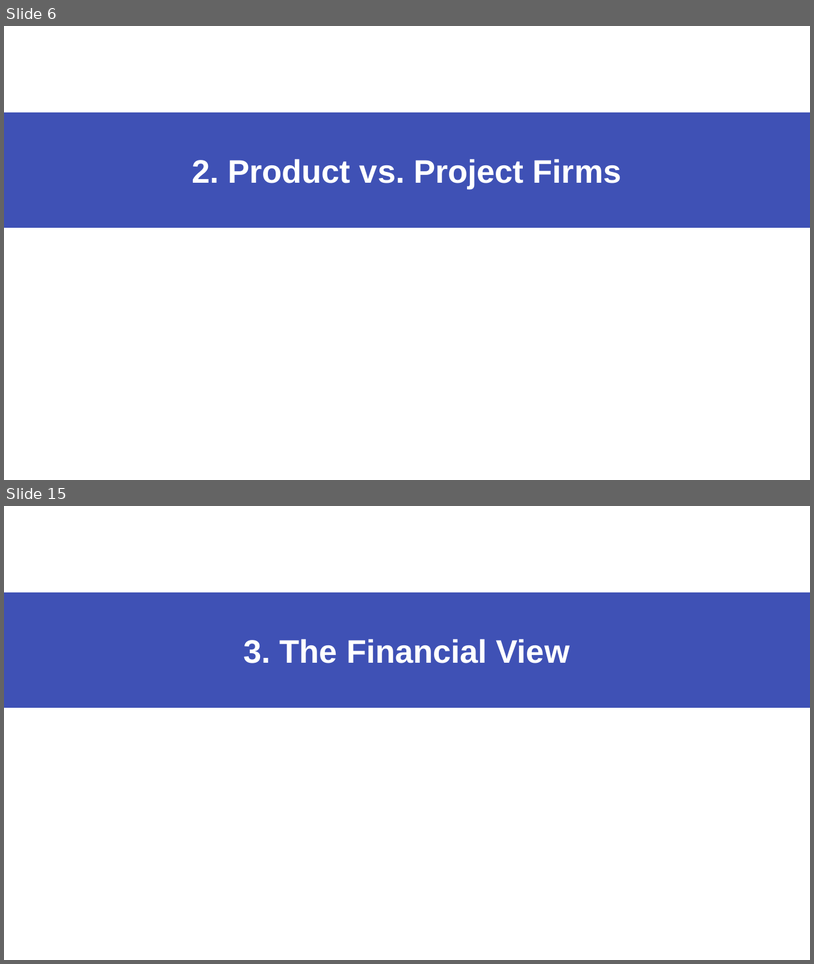
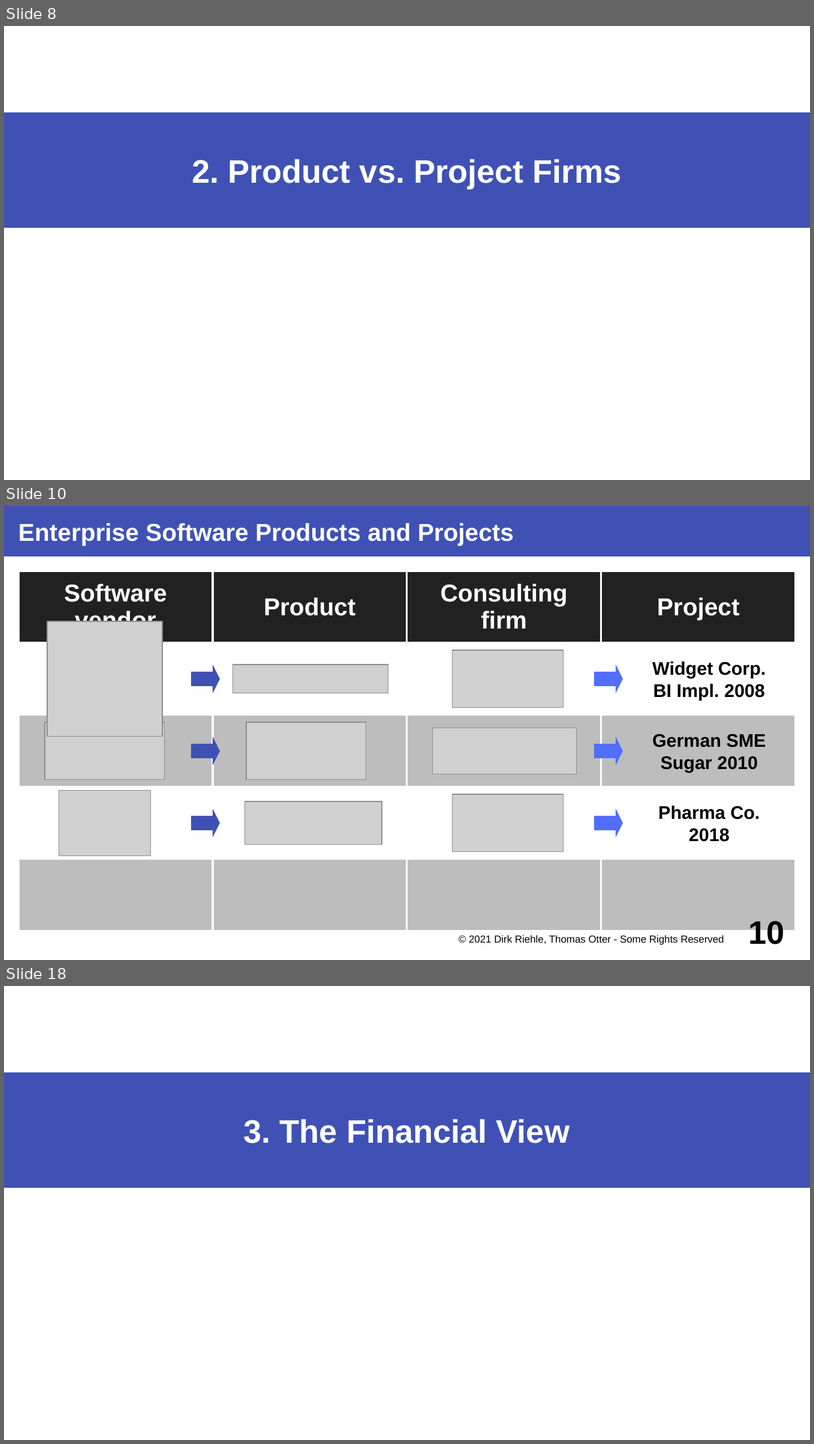
Before and after one commit to dirkriehle/coss-course, a slide deck: Lecture slides/COSS B03 - Software Vendors.odp. Shown one above the other, each under a label of ours: slides 6 and 15 before the commit, slides 8, 10 and 18 after it; the slides between them are not shown. The pictures are 814x964 and 814x1444 pixels, drawn with LibreOffice and Linux fonts; fonts in the diff are those of the drawing; grey boxes stand for pictures. Boxes give left, top, right and bottom in pixels: in the first picture for what was removed or moved away, otherwise in the second. Text is boxed around its words. In the diff, an @@ line names an element or a change of style, - is before the commit and + after.

Commit message:
Updated Thomas slides with changes from 2021

```diff
--- a/Lecture slides/COSS B03 - Software Vendors.odp
+++ b/Lecture slides/COSS B03 - Software Vendors.odp
@@ slide 10 added at (4,506,810,960), background #FFFFFF @@
@@ title added at (4,506,810,556), fill #3F51B5, 24 pt, text #FFFFFF, bold @@
+Enterprise Software Products and Projects
@@ group added at (18,571,797,931): 9 pictures, 6 right arrows, 3 texts, 1 table @@
+Software / vendor | Product | Consulting / firm | Project
+ |  |  | 
+ |  |  | 
+ |  |  | 
+ |  |  | 
+German SME
+Sugar 2010
+Widget Corp.
+BI Impl. 2008
+Pharma Co.
+2018
@@ text added at (469,934,724,945), 10 pt, text #000000 @@
+© 2021 Dirk Riehle, Thomas Otter - Some Rights Reserved
@@ page number added at (749,921,785,949), 32 pt, text #000000, bold @@
+10
@@ what was slide 6 is now slide 8 @@
@@ what was slide 15 is now slide 18 @@
```
Also in this commit, not shown: 42 slides changed, 3 other slides added, 1 other file.
